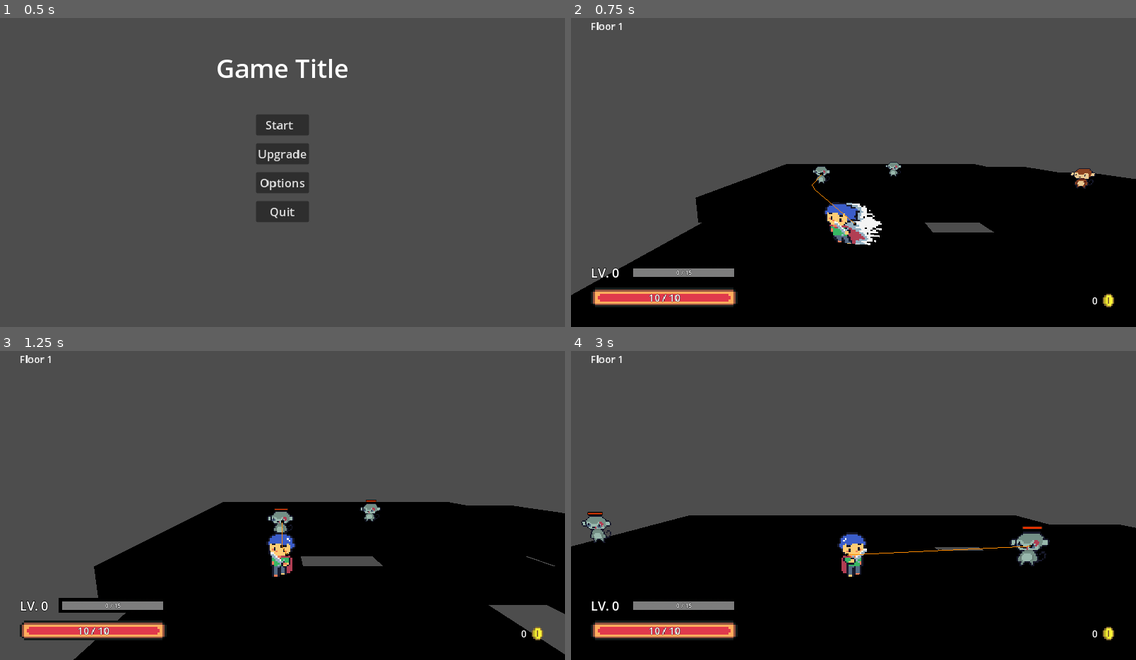
Above: before the commit, frames 1-4 (two rows, left to right).
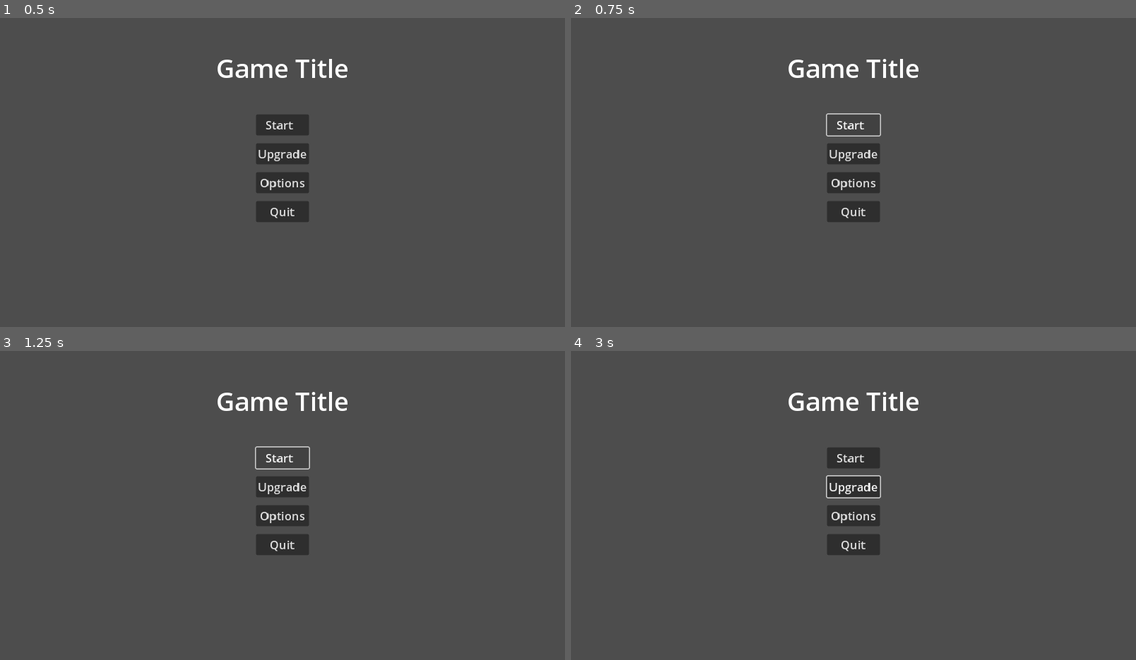
Above: after the commit, the same moments.

Repository: ArtMuchimuchi/FinalProject
Game: Godot game, scene res://user_interface/menu/main_menu/main_menu.tscn
Same seed, same stepped clock (60 frames per second), same inputs: the game is played once before the commit and once after it. The project has no main scene, so this scene is started directly. The engine's default icon, where the game draws it, is replaced by a stand-in: a white triangle on a blue panel in a dark square. Sound files missing from this copy of the repository are replaced by a short silence.
Inputs (mouse positions are in pixels of both pictures, inside the frame that each line leads up to):
- Up to frame 1 (0.5 s): no input
- Up to frame 2 (0.75 s): click "Start" at 0.5 s
- Up to frame 3 (1.25 s): no input
- Up to frame 4 (3 s): click (853, 459) at 1.25 s, where only the run after the commit has a clickable "Start"; move the mouse to (977, 483) at 2.02 s; hold Right (move_right) 2.03-2.78 s; tap Shift (dash) at 2.1 s; click (977, 483) at 2.17 s; move the mouse to (740, 517) at 2.77 s; hold Down (move_back) from 2.78 s (still down); tap Z (melee_attack) at 2.85 s

Frame 1 is identical in both runs. In frame 2, 45% of the frame differs, in the area x 0-100%, y 1-100%; in frame 3, 41%; in frame 4, 48%.
Error after the commit: Invalid call. Nonexistent function 'resetDifficultyMode' in base 'Node (floor_manager.gd)'. (res://user_interface/menu/main_menu/main_menu.gd:15)

Commit message:
Refactor script to use sceneLoader
- Refactor game over, main menu, game over to use scene loader to have loading screen

Diff:
--- a/user_interface/game_over/game_over.gd
+++ b/user_interface/game_over/game_over.gd
@@ -13,7 +13,7 @@
 	FloorManager.resetFloorData()
 
 func onPlayAgainButtonPressed():
-	get_tree().change_scene_to_file("res://game_controller/game_controller.tscn")
+	SceneLoader.loadScene("res://game_controller/game_controller.tscn")
 
 func onMainMenuButtonPressed():
 	get_tree().change_scene_to_file("res://user_interface/menu/main_menu/main_menu.tscn")
--- a/user_interface/menu/main_menu/main_menu.gd
+++ b/user_interface/menu/main_menu/main_menu.gd
@@ -11,13 +11,15 @@
 	# Connect signal of pressed closed button in upgrade menu
 	upgradeMenu.closedUpgradeMenu.connect(onClosedUpgradeMenu)
 	BackgroundMusicManager.playMenuBGM()
+	# When comeback to main menu reset difficulty mode to default easy mode
+	FloorManager.resetDifficultyMode()
 
 func onQuitButtonPressed():
 	get_tree().quit()
 
 
 func onStartButtonPressed():
-	SceneLoader.loadScene("res://game_controller/game_controller.tscn")
+	get_tree().change_scene_to_file("res://user_interface/difficulty_selection_menu/difficulty_selection_menu.tscn")
 
 func onUpgradeButtonPressed():
 	mainMenuMarginContainer.visible = false
--- a/user_interface/menu/pause_menu/pause_menu.gd
+++ b/user_interface/menu/pause_menu/pause_menu.gd
@@ -55,7 +55,7 @@
 	RewardManager.resetLevel()
 	FloorManager.resetFloorData()
 	get_tree().paused = false
-	get_tree().change_scene_to_file("res://game_controller/game_controller.tscn")
+	SceneLoader.loadScene("res://game_controller/game_controller.tscn")
 
 
 func onClosedRestartConfirmation():
